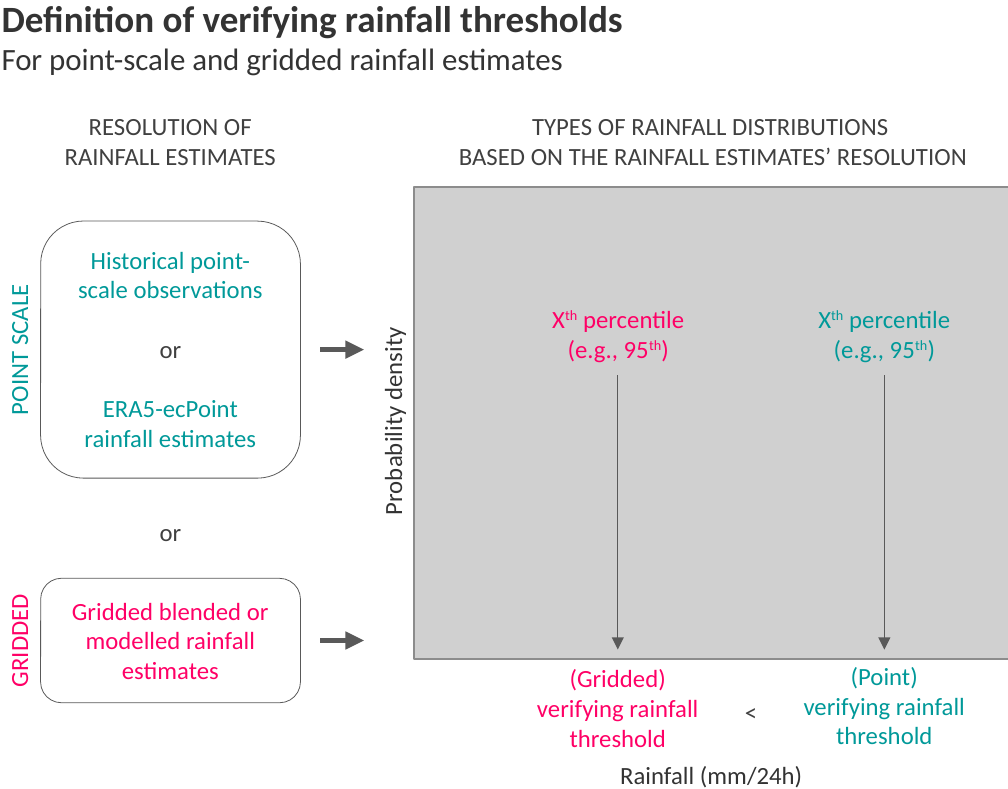
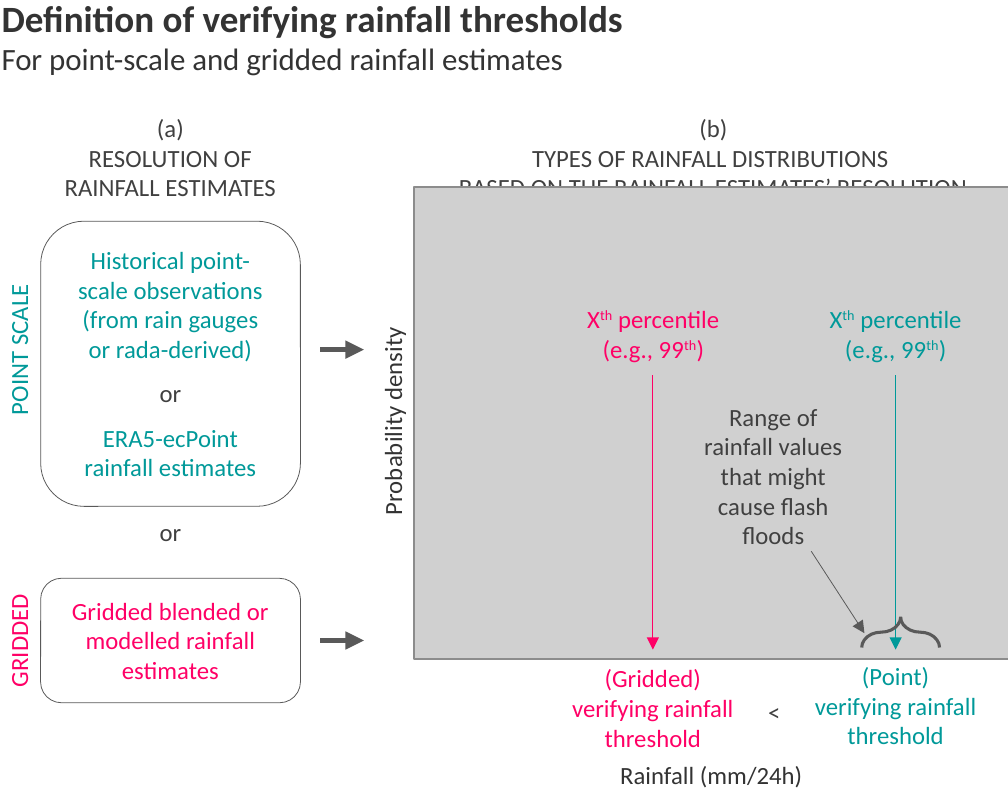
Before and after one commit to FatimaPillosu/thesis, a slide deck: slide 1 of chapter_05/figures/schematic_verifying_rainfall_thresholds.pptx. Drawn at 1008x789 pixels with LibreOffice and Linux fonts; fonts in the diff are those of the drawing; grey boxes stand for pictures. Boxes give left, top, right and bottom in pixels: in the first picture for what was removed or moved away, otherwise in the second. Text is boxed around its words. In the diff, an @@ line names an element or a change of style, - is before the commit and + after.

```diff
--- a/chapter_05/figures/schematic_verifying_rainfall_thresholds.pptx
+++ b/chapter_05/figures/schematic_verifying_rainfall_thresholds.pptx
@@ text at (157,119,184,140): paragraph added @@
+(a)
@@ text "(b)": place and size @@
-text "(b)" at (418,96,1008,187)
+text "(b)" at (459,119,967,188)
@@ text at (699,119,727,140): paragraph added @@
+(b)
@@ rounded rectangle "Historical point-scale observations": place and size @@
-rounded rectangle "Historical point-scale observations" at (40,220,300,476)
+rounded rectangle "Historical point-scale observations" at (40,220,300,505)
@@ text in rounded rectangle at (82,310,259,362): paragraph added @@
+(from rain gauges or rada-derived)
@@ text at (603,340,653,363): text changed @@
-(e.g., 95th)
+(e.g., 99th)
@@ text at (845,340,895,363): text changed @@
-(e.g., 95th)
+(e.g., 99th)
@@ 2 texts, 1 arrow: place and size @@
-2 texts, 1 arrow at (537,311,698,747)
+2 texts, 1 arrow at (572,311,734,747)
@@ arrow (652, 650) - (652, 376): stroke #595959 0.25 pt to #FF0066 0.25 pt @@
@@ 2 texts, 1 arrow: place and size @@
-2 texts, 1 arrow at (804,311,965,745)
+2 texts, 1 arrow at (815,311,976,744)
@@ arrow (895, 650) - (895, 376): stroke #595959 0.25 pt to #009999 0.25 pt @@
@@ text added at (704,409,842,544), 8 pt, text #404040 @@
+Range of rainfall values that might cause flash floods
@@ arrow added from (810, 552) to (863, 632), #595959 0.25 pt @@
@@ left brace added at (862,615,940,646), outline #595959 1 pt @@
@@ text "<": place and size @@
-text "<" at (696,683,808,741)
+text "<" at (719,683,830,741)
```
Also in this commit, not shown: 1 other file.
